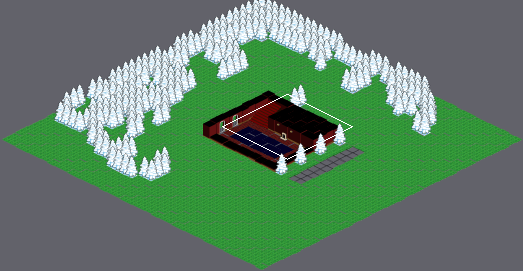
An edit to a level. Tiled map, data/scenes/hotel/hotel.tmx. The picture above shows the old version from afar; the outline marks the close-up.
Close-up. Before:
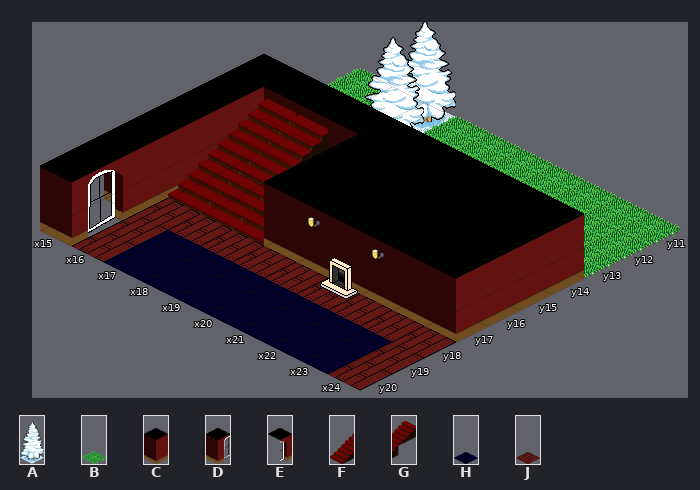
Cells are 64x32 px. Isometric: x runs down to the right, y down to the left. Shown: x 15..24, y 11..20.
Key: from "Exterior": A 0, B 1; from "Interior": C 0, D 1, E 2, F 5, G 6, H 8, J 9.
_ is an empty cell.
Layers that did not change in this view are not listed.
Layer "Background" before, first column x 15:
11 BBABBBBBBB
12 BBABBBBBBB
13 BBBBBBBBBB
14 CCCCCCCCCC
15 CBBBCCCCCC
16 CBGGCCCCCC
17 CFFFCCCCCC
18 CJJJJJJJJJ
19 EJHHHHHHHJ
20 DJHHHHHHHJ
Now the later version:
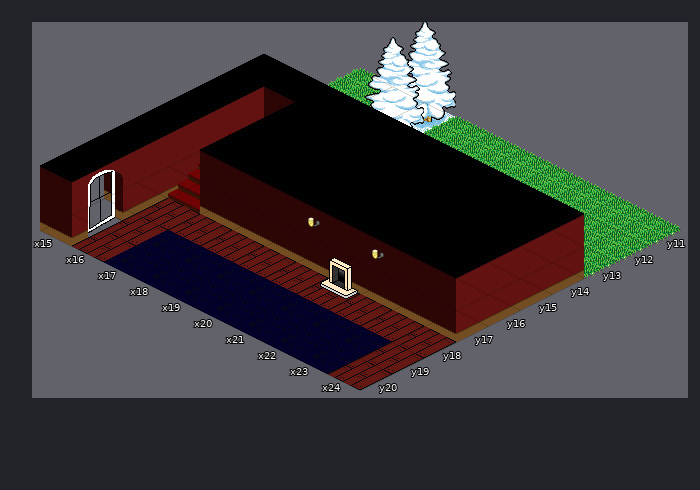
From old to new:
Changed rows in their new state; . is an unchanged cell.
Layer "Background":
first column x 17:
15 CC
16 CC
17 CC
Where, in picture pixels (left, top, right, bottom), the same in both close-ups:
changed: (200, 99, 358, 245)
